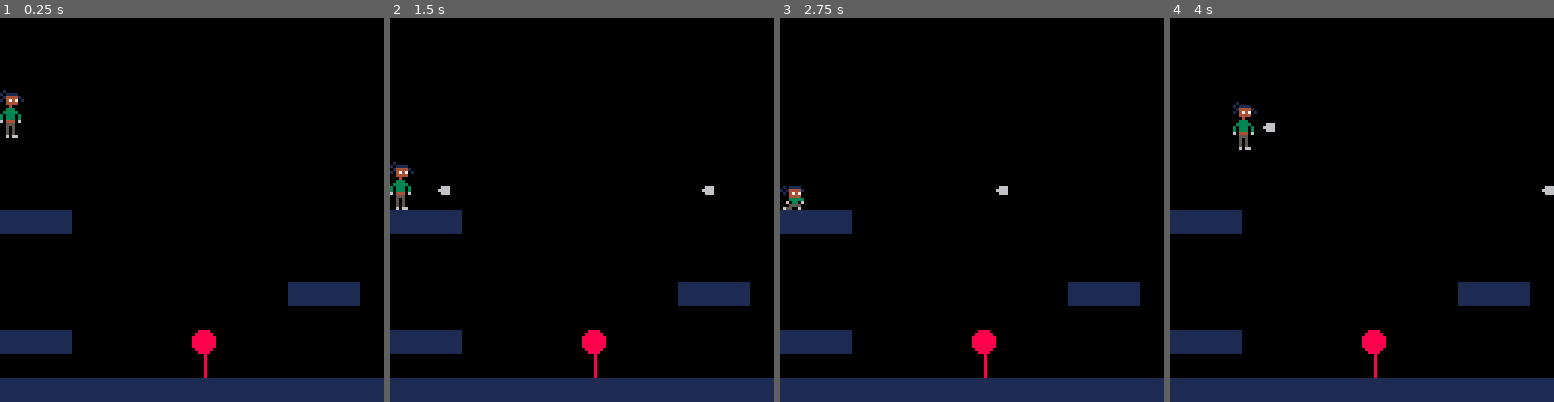
Above: before the commit, frames 1-4 (left to right).
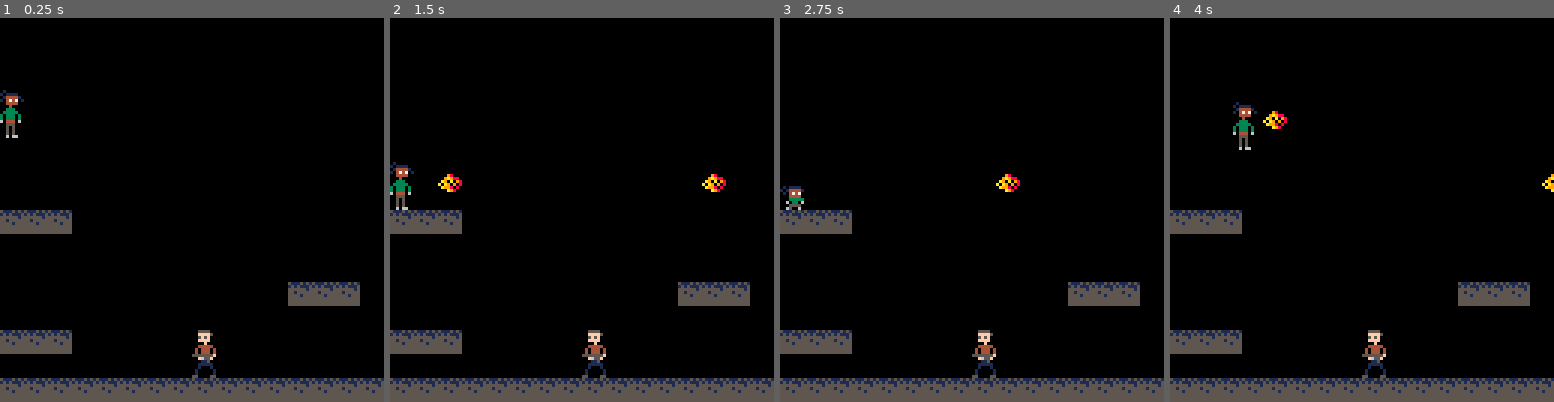
Above: after the commit, the same moments.

Repository: xMunchy/Mirror_Image
Game: PICO-8 cartridge prog.p8
The game is run twice, just before and just after one commit, with the same random seed, the same clock (stepped at 60 frames per second) and the same inputs.
Inputs:
- Up to frame 1 (0.25 s): no input
- Up to frame 2 (1.5 s): tap O (Z key) at 0.33, 0.7, 1.43 s
- Up to frame 3 (2.75 s): hold Left 1.97-2.37 s; tap O (Z key) at 2.22 s; hold Down from 2.42 s (still down)
- Up to frame 4 (4 s): release Down at 2.82 s; hold Right 2.87-3.53 s; tap O (Z key) at 3.1, 3.98 s; hold Up from 3.58 s (still down)

The runs differ from the first frame. In frame 1, 8.3% of the frame differs, in the area x 0-100%, y 50-100%; in frame 2, 8.7%, in the area x 0-100%, y 40-100%; in frame 3, 8.5%; in frame 4, 8.6%.

Commit message:
Import sprites and fix blast height

Diff:
--- a/prog.p8
+++ b/prog.p8
@@ -153,7 +153,12 @@
  if k != 0 then
   blast.last = time() --time at latest shot
   blast[k] = {}
-  blast[k].y = player.y+player.s_h/2*8
+  --find y of blast
+  if player.is_crouching then
+   blast[k].y = player.y
+  else
+   blast[k].y = player.y+4
+  end
   if player.flipped then --left
    blast[k].x = player.x-blast.w
    blast[k].mx = -blast.speed
Not shown, changed: 32 lines of the sprite sheet (__gfx__) section of prog.p8
